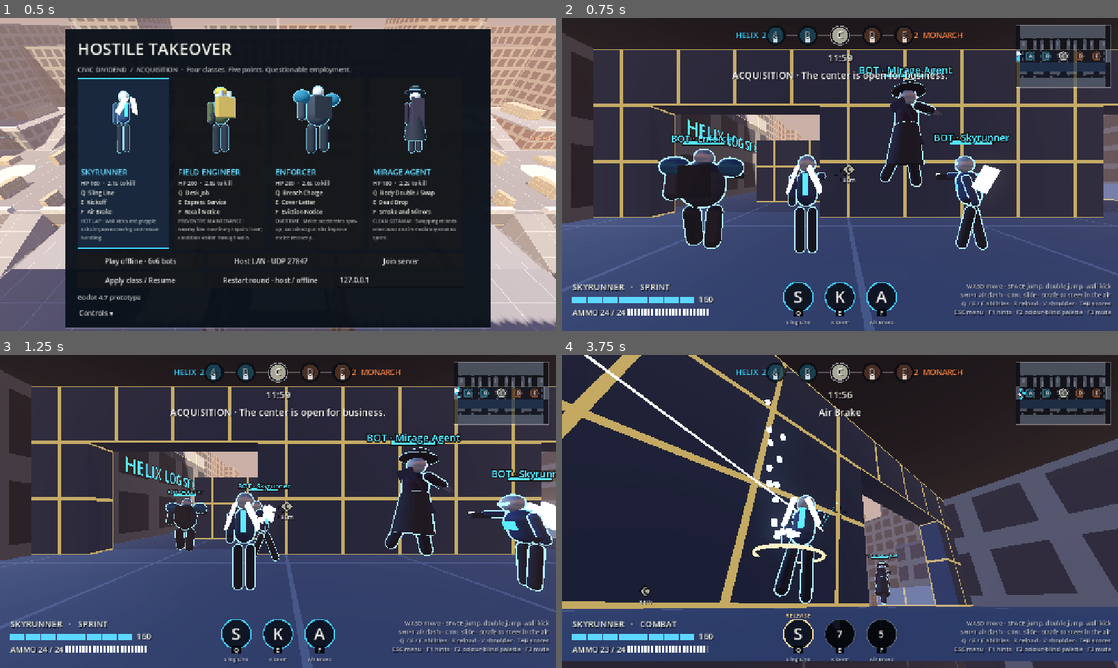
Above: before the commit, frames 1-4 (two rows, left to right).
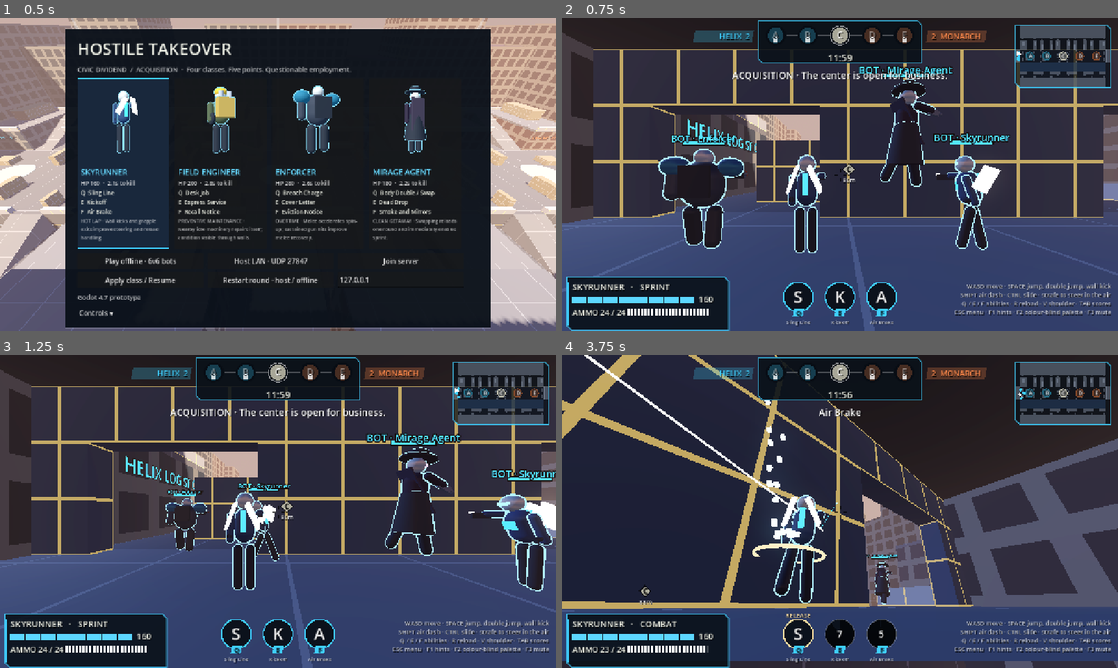
Above: after the commit, the same moments.

Repository: slimefromdq/hostile-takeover
Game: Godot game, scene res://scenes/main.tscn
Two runs of this game, one before a commit and one after it. Both use one fixed random seed, a clock stepped at 60 frames per second and the inputs below.
Inputs (mouse positions are in pixels of both pictures, inside the frame that each line leads up to):
- Up to frame 1 (0.5 s): no input
- Up to frame 2 (0.75 s): click "Play offline · 6v6 bots" at 0.5 s
- Up to frame 3 (1.25 s): no input
- Up to frame 4 (3.75 s): tap Enter at 1.25 s; move the mouse to (867, 511) at 1.27 s; hold Right mouse button (alt) 1.28-2.03 s; hold W (forward) from 1.28 s (still down); click (867, 511) at 1.42 s; tap Space (jump) at 1.52, 2.27 s; move the mouse to (812, 511) at 2.02 s; tap Q (ability1) at 2.1 s; right-click (812, 511) at 2.3 s; move the mouse to (851, 505) at 2.77 s; hold Right mouse button (alt) 2.78-3.53 s; tap E (ability2) at 2.85 s; move the mouse to (834, 517) at 3.52 s; tap F (ability3) at 3.6 s; click (834, 517) at 3.67 s

Frame 1 is identical in both runs. In frame 2, 6.8% of the frame differs, in the area x 0-99%, y 0-100%; in frame 3, 6.8%; in frame 4, 6.4%.

Commit message:
HUD: shared UI style (navy panels, cyan edges, cut corners) applied to objective bar, player panel, ability slots, feed, minimap, scoreboard
Co-Authored-By: Claude Sonnet 5.5 <noreply@anthropic.com>
Claude-Session: https://claude.ai/code/session_01RdU4YqXsdDijyWK3Nktgmh

Diff:
--- a/HostileTakeover/scripts/hud.gd
+++ b/HostileTakeover/scripts/hud.gd
@@ -144,13 +144,14 @@
 	var cx := size.x / 2.0
 	var y := 40.0
 	var step := 74.0
+	UiStyle.draw_panel(self, Rect2(cx - 2.0 * step - 40.0, y - 34.0, 4.0 * step + 80.0, 98.0), UiStyle.PANEL, Color(UiStyle.ACCENT, 0.7))
 	for i in range(4):
 		draw_line(Vector2(cx + (i - 2) * step + 24, y), Vector2(cx + (i - 1) * step - 24, y), Color(1, 1, 1, 0.25), 3.0)
 	for i in range(5):
 		var c := Vector2(cx + (i - 2) * step, y)
 		var color := owner_color(state.owners[i])
 		var unlocked: bool = state.unlocked[i]
-		draw_circle(c, 23.0, Color(0.03, 0.05, 0.08, 0.8))
+		draw_circle(c, 23.0, UiStyle.SLOT)
 		draw_circle(c, 18.0, Color(color, 0.85 if unlocked else 0.25))
 		if unlocked:
 			draw_arc(c, 22.0, 0, TAU, 32, Color(1, 1, 1, 0.55), 2.0)
@@ -169,8 +170,11 @@
 	else:
 		centered(cx, 100.0, "%02d:%02d" % [seconds / 60, seconds % 60], 22)
 	var held_by := [state.owners.count(0), state.owners.count(1)]
-	text(Vector2(cx - 270, 46), "HELIX  %d" % held_by[0], 18, Visuals.team_color(0), HORIZONTAL_ALIGNMENT_RIGHT, 100.0)
-	text(Vector2(cx + 170, 46), "%d  MONARCH" % held_by[1], 18, Visuals.team_color(1))
+	var side_y := y - 34.0
+	UiStyle.draw_tag(self, Rect2(cx - 2.0 * step - 190.0, side_y + 22.0, 140.0, 28.0), Color(Visuals.team_color(0), 0.25))
+	UiStyle.draw_tag(self, Rect2(cx + 2.0 * step + 50.0, side_y + 22.0, 140.0, 28.0), Color(Visuals.team_color(1), 0.25))
+	text(Vector2(cx - 2.0 * step - 184.0, side_y + 43.0), "HELIX  %d" % held_by[0], 18, Visuals.team_color(0), HORIZONTAL_ALIGNMENT_RIGHT, 124.0)
+	text(Vector2(cx + 2.0 * step + 62.0, side_y + 43.0), "%d  MONARCH" % held_by[1], 18, Visuals.team_color(1))
 
 func _draw_waypoint(p: Fighter) -> void:
 	if p.hp <= 0 or game.match_state.winner != -2:
@@ -245,6 +249,8 @@
 	var team_color := Visuals.team_color(p.team)
 	var mode := "SPRINT" if p.idle_weapon >= 1.25 else "COMBAT"
 	var base_y := size.y - 24.0
+	UiStyle.draw_panel(self, Rect2(12, base_y - 100.0, 372.0, 122.0), UiStyle.PANEL, Color(team_color, 0.85))
+	draw_rect(Rect2(12, base_y - 88.0, 4, 98.0), team_color)
 	text(Vector2(24, base_y - 70), "%s   ·   %s" % [p.spec.title.to_upper(), mode], 20)
 	var segments := int(ceil(p.spec.health / 20.0))
 	var total_w := 280.0
@@ -253,7 +259,7 @@
 	var fill := team_color.lightened(0.15) if fraction > 0.35 else Color(1.0, 0.3 + 0.2 * sin(Time.get_ticks_msec() / 120.0), 0.25)
 	for i in range(segments):
 		var x := 24.0 + i * (seg_w + 2.0)
-		draw_rect(Rect2(x, base_y - 56, seg_w, 16), Color(0.03, 0.05, 0.08, 0.75))
+		draw_rect(Rect2(x, base_y - 56, seg_w, 16), Color(1, 1, 1, 0.08))
 		var f := clampf((p.hp - i * 20.0) / 20.0, 0.0, 1.0)
 		if f > 0.0:
 			draw_rect(Rect2(x, base_y - 56, seg_w * f, 16), fill)
@@ -286,7 +292,7 @@
 		elif p.class_id == 0 and i == 0 and p.grapple_time > 0.0:
 			state = "RELEASE"
 			cooldown = 0.0
-		draw_circle(c, 34.0, Color(0.03, 0.05, 0.08, 0.82))
+		draw_circle(c, 34.0, UiStyle.SLOT)
 		var icon := AssetLibrary.texture("icon_%s_%d" % [slug, i])
 		if icon != null:
 			draw_texture_rect(icon, Rect2(c - Vector2(24, 24), Vector2(48, 48)), false, Color(1, 1, 1, 0.35 if cooldown > 0.0 else 1.0))
@@ -302,8 +308,8 @@
 			draw_arc(c, 34.0, 0, TAU, 40, glow, 3.0)
 		if state != "":
 			text(c + Vector2(-34, -38), state, 14, Color("ffe2a3"), HORIZONTAL_ALIGNMENT_CENTER, 68.0)
-		draw_rect(Rect2(c + Vector2(-11, 26), Vector2(22, 20)), Color(0.02, 0.03, 0.05, 0.95))
-		text(c + Vector2(-11, 42), ["Q", "E", "F"][i], 15, Color.WHITE, HORIZONTAL_ALIGNMENT_CENTER, 22.0)
+		UiStyle.draw_tag(self, Rect2(c + Vector2(-14, 26), Vector2(28, 20)), UiStyle.ACCENT)
+		text(c + Vector2(-14, 42), ["Q", "E", "F"][i], 15, UiStyle.SLOT, HORIZONTAL_ALIGNMENT_CENTER, 28.0)
 		text(c + Vector2(-48, 62), label_name, 12, Color(1, 1, 1, 0.8), HORIZONTAL_ALIGNMENT_CENTER, 96.0)
 	if quip_timer > 0.0:
 		centered(cx, cy - 56.0, quip_text, 18, Color(1, 1, 1, minf(1.0, quip_timer)))
@@ -338,7 +344,7 @@
 		var killer_w := font.get_string_size(entry.killer, HORIZONTAL_ALIGNMENT_LEFT, -1, 15).x
 		var arrow_w := 26.0
 		var total := killer_w + arrow_w + victim_w + 12.0
-		draw_rect(Rect2(right - total, y, total, 22), Color(0.03, 0.05, 0.08, 0.55 * fade))
+		UiStyle.draw_tag(self, Rect2(right - total, y, total, 22), Color(UiStyle.PANEL, 0.8 * fade), 6.0)
 		var x := right - total + 6.0
 		text(Vector2(x, y + 17), entry.killer, 15, Color(Visuals.team_color(entry.kt), fade))
 		text(Vector2(x + killer_w, y + 17), " » ", 15, Color(1, 1, 1, fade), HORIZONTAL_ALIGNMENT_CENTER, arrow_w)
@@ -354,7 +360,9 @@
 
 func _draw_winner() -> void:
 	var winner: int = game.match_state.winner
-	draw_rect(Rect2(0, size.y * 0.25 - 40, size.x, 150), Color(0, 0, 0, 0.55))
+	draw_rect(Rect2(0, size.y * 0.25 - 40, size.x, 150), Color(UiStyle.PANEL, 0.8))
+	draw_rect(Rect2(0, size.y * 0.25 - 40, size.x, 3), Color(UiStyle.ACCENT, 0.8))
+	draw_rect(Rect2(0, size.y * 0.25 + 107, size.x, 3), Color(UiStyle.ACCENT, 0.8))
 	if winner == -1:
 		centered(size.x / 2.0, size.y * 0.25 + 20.0, "DRAW · Contract disputed", 40)
 	else:
@@ -376,8 +384,7 @@
 func _draw_scoreboard(p: Fighter) -> void:
 	var teams := scoreboard_rows(game)
 	var panel := Rect2(size.x / 2.0 - 400.0, 130.0, 800.0, 360.0)
-	draw_rect(panel, Color(0.03, 0.05, 0.08, 0.88))
-	draw_rect(panel, Color(1, 1, 1, 0.3), false, 1.5)
+	UiStyle.draw_panel(self, panel, Color(UiStyle.PANEL, 0.94), Color(UiStyle.ACCENT, 0.8), 16.0)
 	for t in range(2):
 		var x := panel.position.x + 20.0 + t * 390.0
 		var held: int = game.match_state.owners.count(t)
--- a/HostileTakeover/scripts/minimap.gd
+++ b/HostileTakeover/scripts/minimap.gd
@@ -18,7 +18,7 @@
 	return Vector2((x - bounds.position.x) / bounds.size.x * size.x, (z - bounds.position.y) / bounds.size.y * size.y)
 
 func _draw() -> void:
-	draw_rect(Rect2(Vector2.ZERO, size), Color(0.03, 0.05, 0.08, 0.62))
+	UiStyle.draw_panel(self, Rect2(Vector2.ZERO, size), Color(UiStyle.PANEL, 0.75), Color(0, 0, 0, 0))
 	for rect in CivicDividend.sunken:
 		var sa := to_map(rect.position.x, rect.position.y)
 		var sb := to_map(rect.end.x, rect.end.y)
@@ -27,7 +27,7 @@
 		var a := to_map(rect.position.x, rect.position.y)
 		var b := to_map(rect.end.x, rect.end.y)
 		draw_rect(Rect2(a, b - a), Color(0.55, 0.6, 0.68, 0.45))
-	draw_rect(Rect2(Vector2.ZERO, size), Color(1, 1, 1, 0.35), false, 1.5)
+	UiStyle.draw_panel(self, Rect2(Vector2.ZERO, size), Color(0, 0, 0, 0), Color(UiStyle.ACCENT, 0.85))
 	if game == null:
 		return
 	var font := ThemeDB.fallback_font
--- /dev/null
+++ b/HostileTakeover/scripts/ui_style.gd
@@ -0,0 +1,36 @@
+class_name UiStyle
+extends RefCounted
+
+# Shared UI tokens and shape helpers. Mirrors the "Hostile Takeover UI Kit" Figma file
+# (colour variables, Panel / Objective banner / Ability slot / Health plate components).
+
+const PANEL := Color(0.039, 0.067, 0.098, 0.9)       # surface/panel  #0a1119
+const PANEL_RAISED := Color("1a2a3d")                # surface/panel-raised
+const SLOT := Color(0.031, 0.051, 0.078, 0.9)        # surface/slot
+const ACCENT := Color("3fd0ff")                      # accent/cyan
+const TEXT := Color("eef0e5")                        # text/primary
+const TEXT_MUTED := Color(1, 1, 1, 0.7)
+const HIGHLIGHT := Color("ffe2a3")                   # state/highlight
+const DANGER := Color("ff4a3a")                      # state/danger
+const CUT := 10.0                                    # panel corner cut
+
+# Panel with one cut top-right and one cut bottom-left corner, as in the Figma Panel component.
+static func panel_points(rect: Rect2, cut: float = CUT) -> PackedVector2Array:
+	var r := rect
+	return PackedVector2Array([
+		r.position, Vector2(r.end.x - cut, r.position.y), Vector2(r.end.x, r.position.y + cut),
+		r.end, Vector2(r.position.x + cut, r.end.y), Vector2(r.position.x, r.end.y - cut)])
+
+static func draw_panel(ci: CanvasItem, rect: Rect2, fill: Color = PANEL, edge: Color = Color(ACCENT, 0.85), cut: float = CUT, width: float = 2.0) -> void:
+	var pts := panel_points(rect, cut)
+	ci.draw_colored_polygon(pts, fill)
+	var outline := pts.duplicate()
+	outline.append(pts[0])
+	if edge.a > 0.0:
+		ci.draw_polyline(outline, edge, width, true)
+
+# Parallelogram "tag", used for key hints and feed rows.
+static func draw_tag(ci: CanvasItem, rect: Rect2, fill: Color, slant: float = 5.0) -> void:
+	ci.draw_colored_polygon(PackedVector2Array([
+		Vector2(rect.position.x + slant, rect.position.y), Vector2(rect.end.x, rect.position.y),
+		Vector2(rect.end.x - slant, rect.end.y), Vector2(rect.position.x, rect.end.y)]), fill)
Binary file added: HostileTakeover/docs/previews/before/hud_before.png
Binary file added: HostileTakeover/docs/previews/before/scoreboard_before.png
Binary file changed: HostileTakeover/docs/previews/preview_hud.png
Binary file changed: HostileTakeover/docs/previews/preview_scoreboard.png
Not shown, added: HostileTakeover/scripts/ui_style.gd.uid
